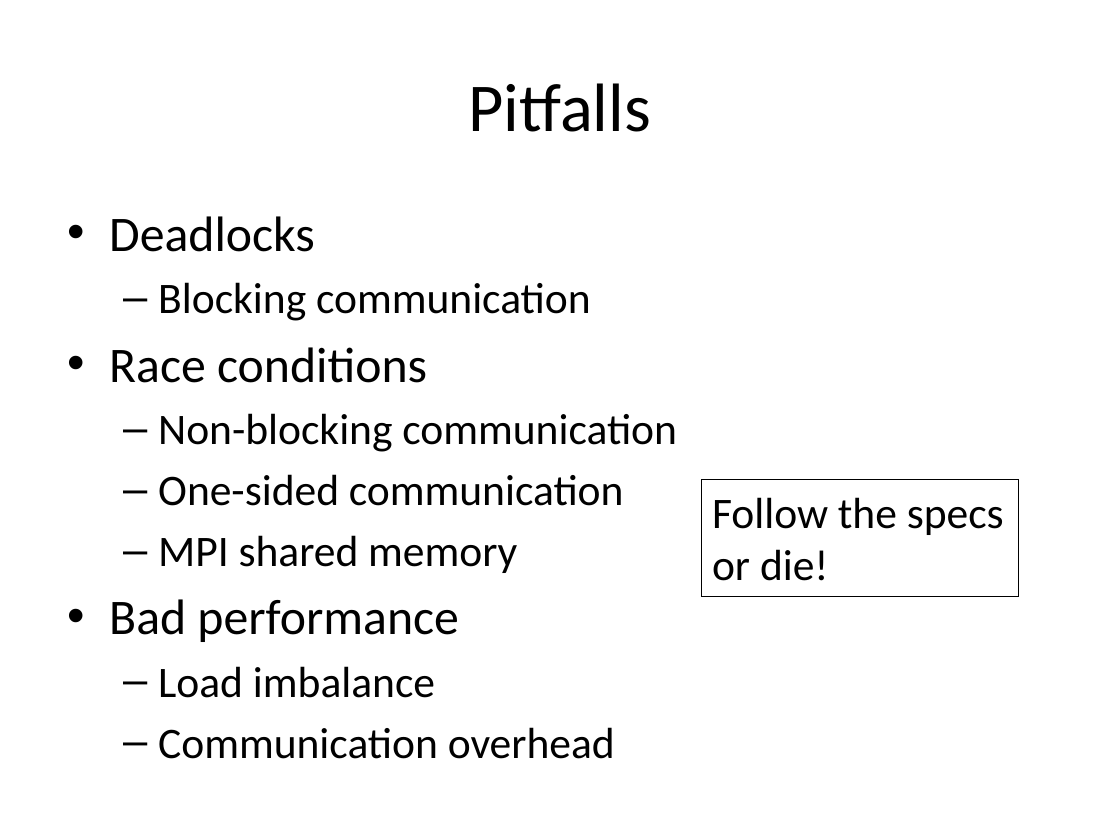
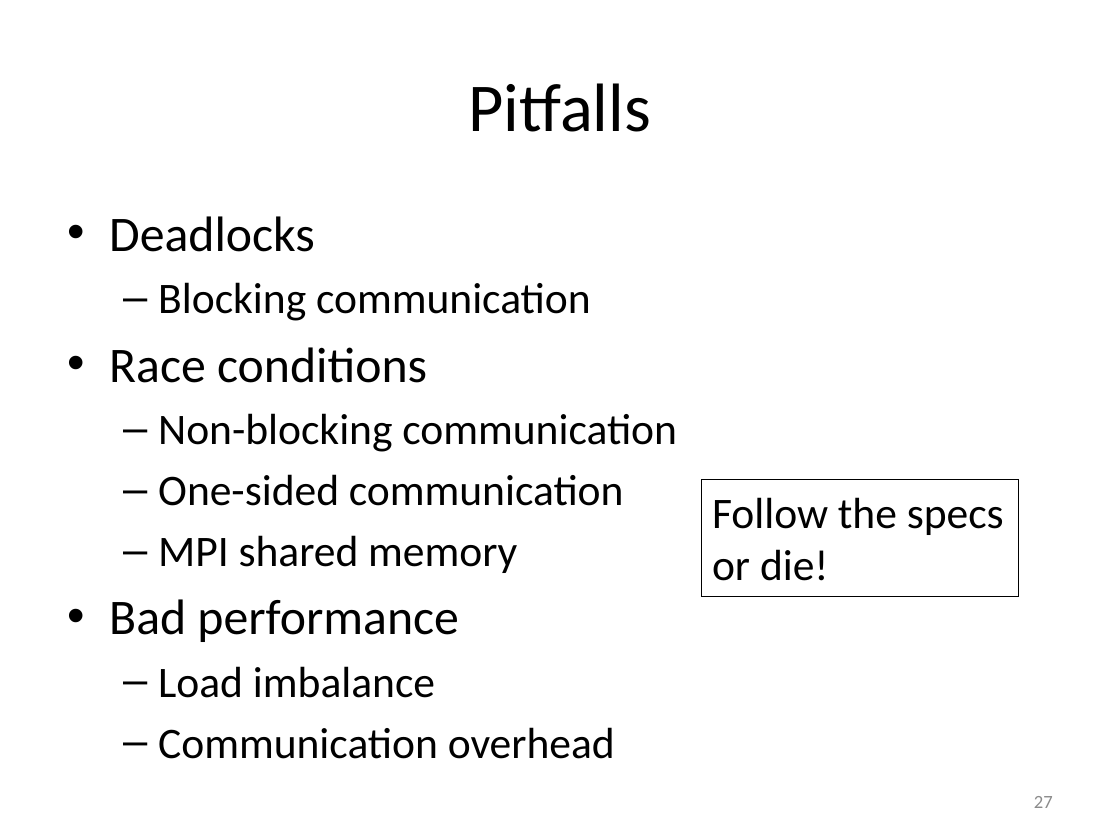
Before and after one commit to gjbex/training-material, a slide deck: slide 27 of Python/Mpi4py/mpi4py.pptx (slide 26 before the commit). Drawn at 1120x840 pixels with LibreOffice and Linux fonts; fonts in the diff are those of the drawing. Boxes give left, top, right and bottom in pixels: in the first picture for what was removed or moved away, otherwise in the second. Text is boxed around its words. In the diff, an @@ line names an element or a change of style, - is before the commit and + after.

```diff
--- a/Python/Mpi4py/mpi4py.pptx
+++ b/Python/Mpi4py/mpi4py.pptx
@@ page number added at (x1=1034, y1=796, x2=1053, y2=808), 12 pt, text #8C8C8C @@
+27
```
Also in this commit, not shown: 27 other slides changed, 1 slide added.
